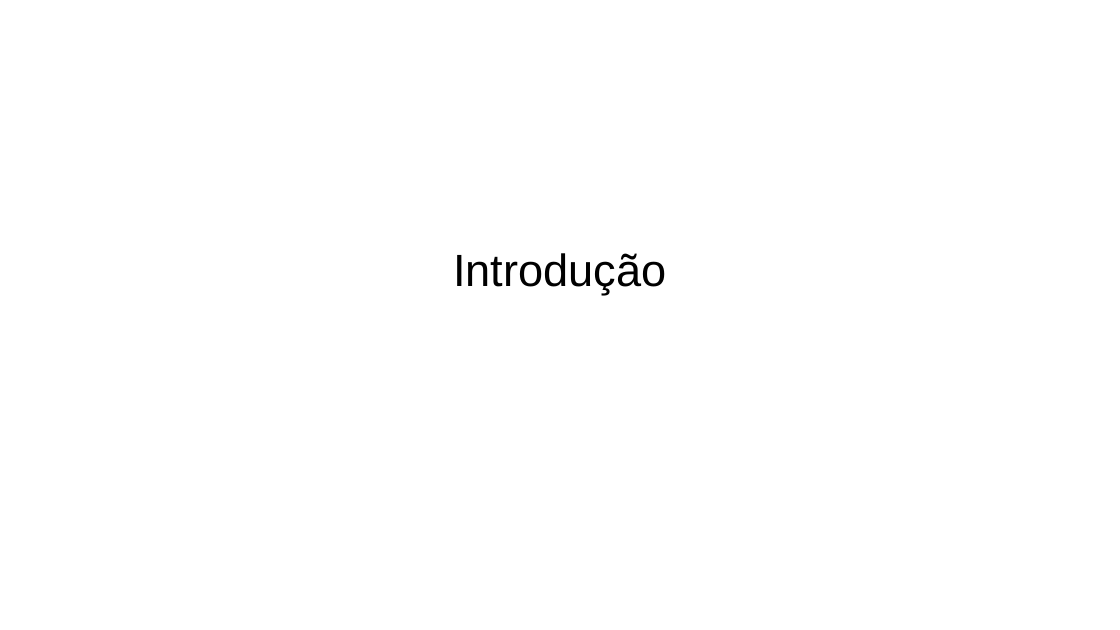
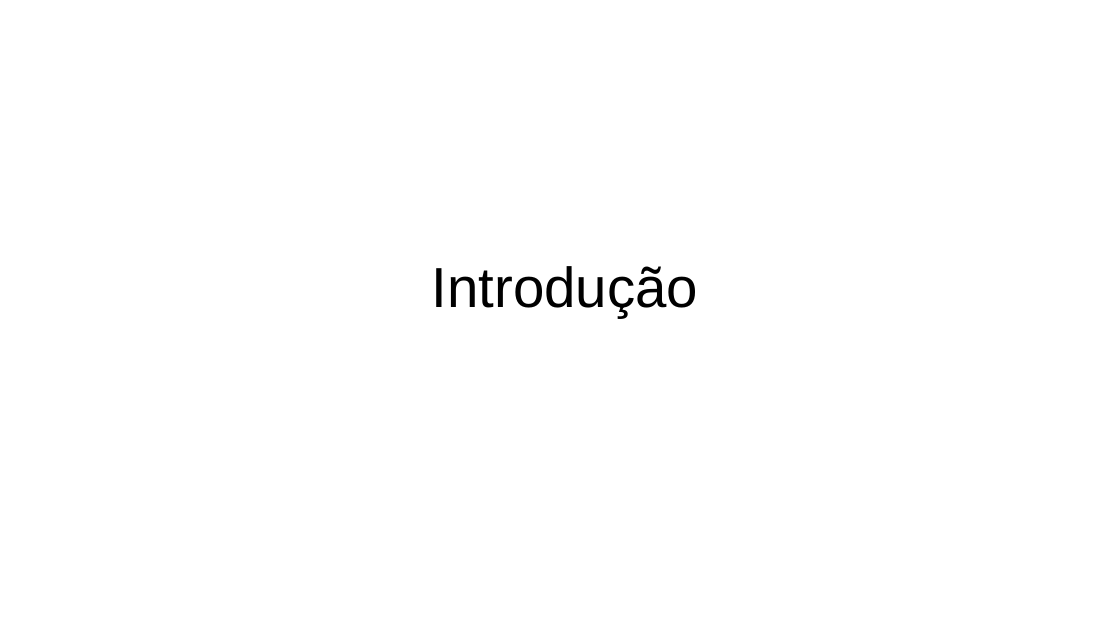
Before and after one commit to joao-neves95/js.web.components, a slide deck: slide 2 of ____docs/js.web.components_presentation_pt.odp. Drawn at 1120x630 pixels with LibreOffice and Linux fonts; fonts in the diff are those of the drawing. Boxes give left, top, right and bottom in pixels: in the first picture for what was removed or moved away, otherwise in the second. Text is boxed around its words. In the diff, an @@ line names an element or a change of style, - is before the commit and + after.

```diff
--- a/____docs/js.web.components_presentation_pt.odp
+++ b/____docs/js.web.components_presentation_pt.odp
@@ subtitle "Introdução": place and size @@
-subtitle "Introdução" at <box>453,253,666,295</box>
+subtitle "Introdução" at <box>432,266,698,317</box>
@@ subtitle "Introdução" at <box>432,266,698,317</box>: size 32 to 40 pt @@
```
Also in this commit, not shown: 13 other slides changed, 2 slides added, 4 slides removed, 1 other file.
